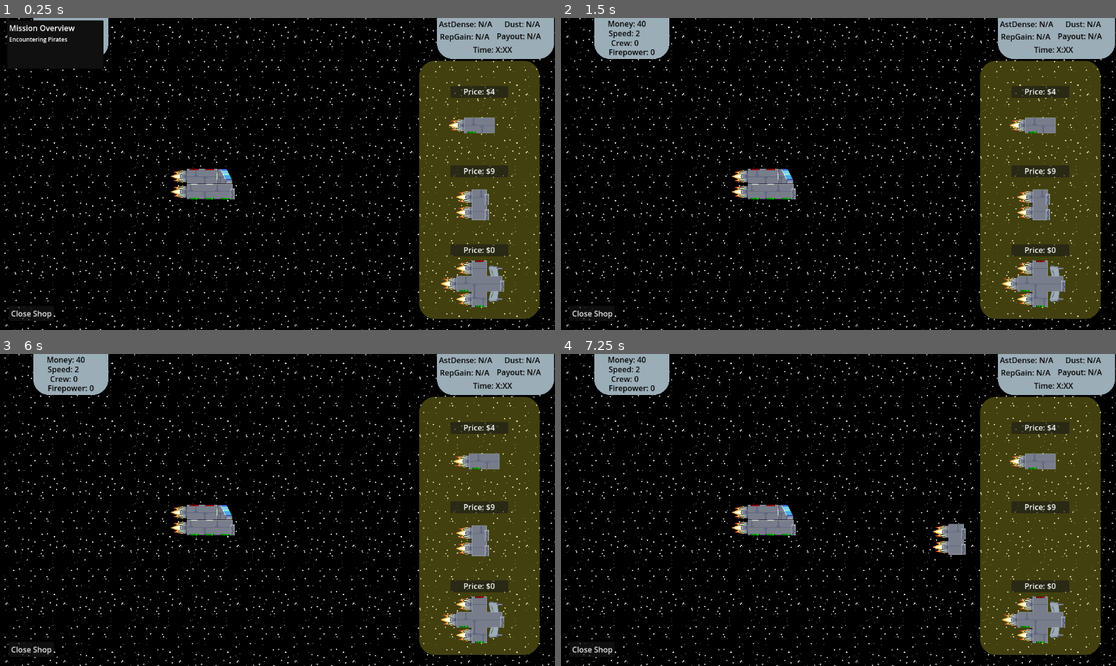
Above: before the commit, frames 1-4 (two rows, left to right).
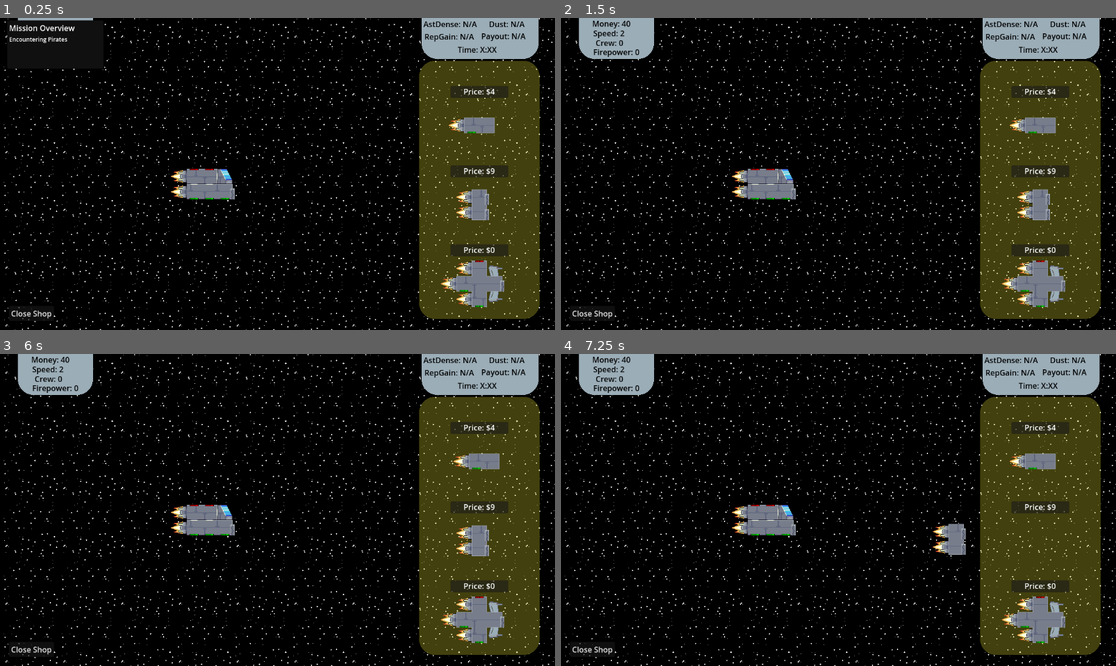
Above: after the commit, the same moments.

Repository: TreadTheDawnGames/GodotWildJam81
Game: Godot game, scene res://game.tscn
Same seed, same stepped clock (60 frames per second), same inputs: the game is played once before the commit and once after it. The engine's default icon, where the game draws it, is replaced by a stand-in: a white triangle on a blue panel in a dark square.
Inputs (mouse positions are in pixels of both pictures, inside the frame that each line leads up to):
- Up to frame 1 (0.25 s): no input
- Up to frame 2 (1.5 s): tap Enter at 0.5 s; drag from (771, 192) to (1032, 124) at 0.52 s; tap Space at 1.25 s; drag from (788, 177) to (1032, 124) at 1.27 s
- Up to frame 3 (6 s): tap Enter at 2, 3.5 s; move the mouse to (210, 513) at 2.02 s; press the mouse at (210, 513) at 2.03 s; hold D (shipRIGHT) 2.03-2.75 s; release the mouse at (210, 513) at 2.75 s; tap Space at 2.75, 4.25 s; drag from (194, 513) to (488, 460) at 2.77 s; drag from (194, 528) to (477, 531) at 3.52 s; drag from (227, 528) to (477, 531) at 4.27 s; move the mouse to (471, 460) at 5.02 s; press the mouse at (471, 460) at 5.03 s; hold S (shipDOWN) 5.03-5.75 s; release the mouse at (471, 460) at 5.75 s; drag from (488, 460) to (194, 513) at 5.77 s
- Up to frame 4 (7.25 s): drag from (1038, 531) to (755, 528) at 6.52 s

The runs differ from the first frame. In frame 1, 1.4% of the frame differs, in the area x 3-100%, y 0-14%; in frame 2, 2.4%; in frame 3, 2.4%; in frame 4, 2.4%.

Commit message:
game.tscn

Diff:
--- a/game.tscn
+++ b/game.tscn
@@ -16,7 +16,7 @@
 script = ExtResource("3_7jktm")
 
 [node name="MoneyPanel" parent="." instance=ExtResource("4_fc0e3")]
-position = Vector2(572, 41)
+position = Vector2(540, 41)
 
 [node name="playerShipSpawn" type="Marker2D" parent="."]
 position = Vector2(283, 325)
